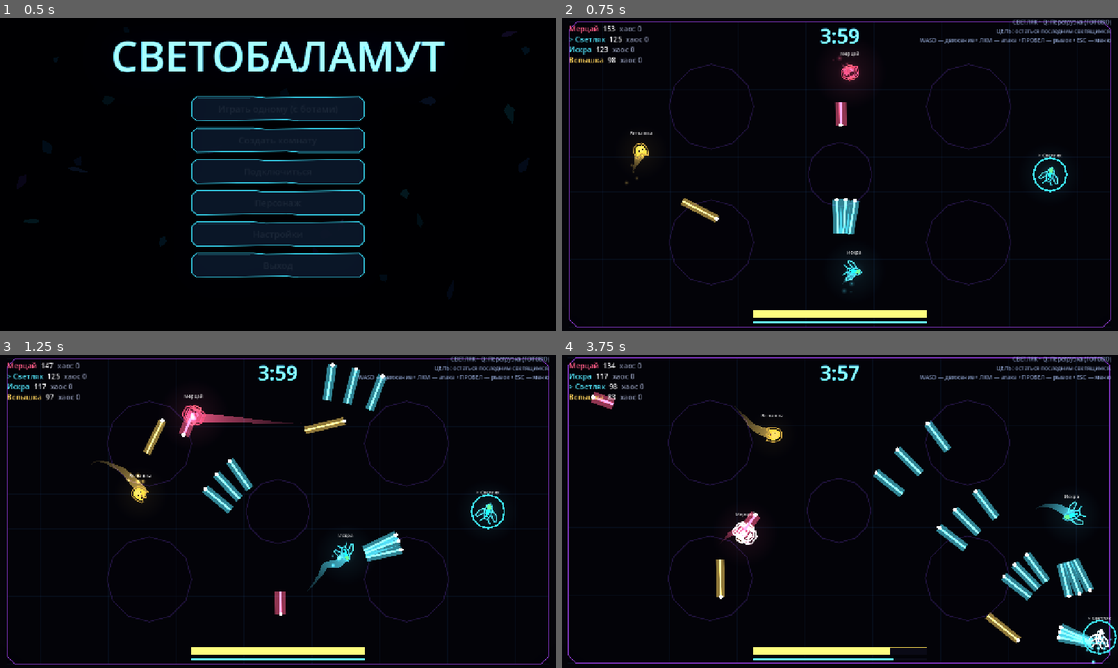
Above: before the commit, frames 1-4 (two rows, left to right).
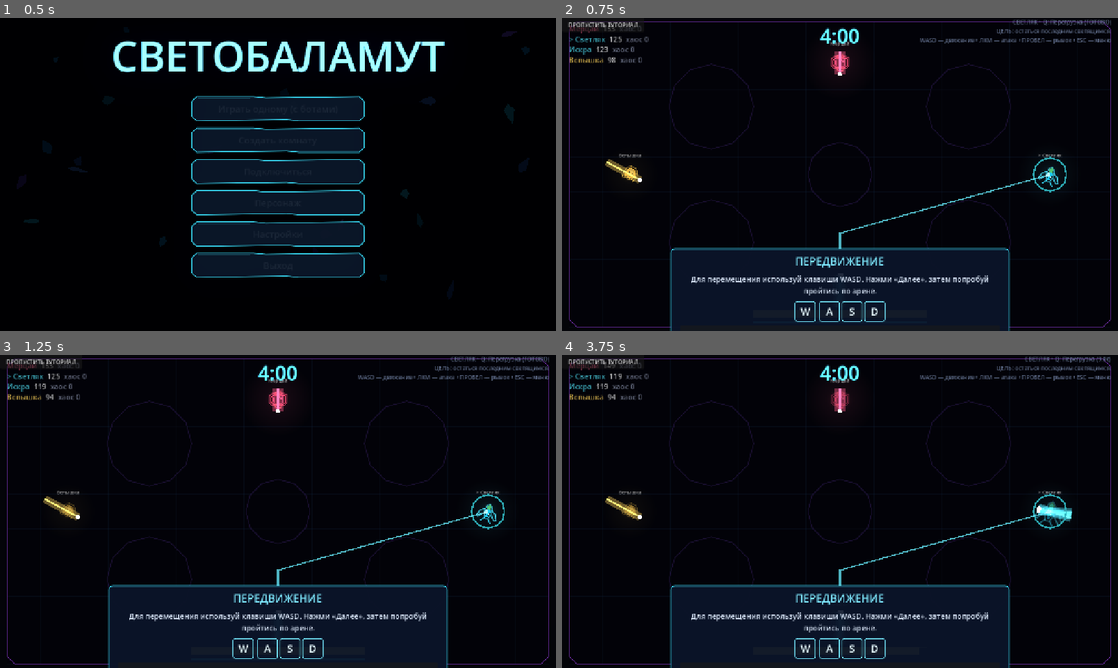
Above: after the commit, the same moments.

Repository: DvoreZZKy/svetobalamut
Game: Godot game, scene res://scenes/menu.tscn
Same seed, same stepped clock (60 frames per second), same inputs: the game is played once before the commit and once after it.
Inputs (mouse positions are in pixels of both pictures, inside the frame that each line leads up to):
- Up to frame 1 (0.5 s): no input
- Up to frame 2 (0.75 s): click "Играть одному (с ботами)" at 0.5 s
- Up to frame 3 (1.25 s): no input
- Up to frame 4 (3.75 s): tap Enter (restart) at 1.25 s; move the mouse to (962, 495) at 1.27 s; hold D (right) 1.28-2.03 s; tap Q (ability) at 1.35 s; click (962, 495) at 1.42 s; move the mouse to (728, 527) at 2.02 s; hold S (down) 2.03-2.78 s; tap Space (dash) at 2.1 s; move the mouse to (895, 442) at 2.77 s; press the mouse at (895, 442) at 2.78 s; hold D (right) 2.78-3.53 s; move the mouse to (812, 574) at 3.52 s; release the mouse at (812, 574) at 3.53 s; hold W (up) from 3.53 s (still down); tap E (possess) at 3.6 s; click (812, 574) at 3.67 s

Frame 1 is identical in both runs. In frame 2, 18% of the frame differs, in the area x 1-99%, y 0-100%; in frame 3, 20%; in frame 4, 23%, in the area x 1-100%, y 0-100%.

Commit message:
Attach interactive tutorial to solo practice arena

Diff:
--- a/scripts/arena.gd
+++ b/scripts/arena.gd
@@ -80,6 +80,10 @@
 		sim.reset(G.cfg)
 		Net.peer_left.connect(_on_peer_left)
 		view = sim.snapshot()
+	if G.tutorial_active:
+		var tutorial_controller := Node.new()
+		tutorial_controller.set_script(load("res://scripts/arena_tutorial.gd"))
+		add_child(tutorial_controller)
 	Sfx.play_music()
 
 
@@ -315,8 +319,9 @@
 	var inp := _read_input()
 	if not is_client:
 		sim.inputs[local_id] = inp
-		for pid in Net.inputs:
-			sim.inputs[pid] = Net.inputs[pid]
+		if not G.tutorial_active:
+			for pid in Net.inputs:
+				sim.inputs[pid] = Net.inputs[pid]
 		if hitstop > 0.0:
 			hitstop -= dt
 		else:
@@ -331,7 +336,7 @@
 		_handle_events(ev)
 		net_ev.append_array(ev)
 		snap_timer -= dt
-		if Net.online and snap_timer <= 0.0:
+		if Net.online and not G.tutorial_active and snap_timer <= 0.0:
 			snap_timer = 0.05
 			view["ev"] = net_ev
 			net_ev = []
